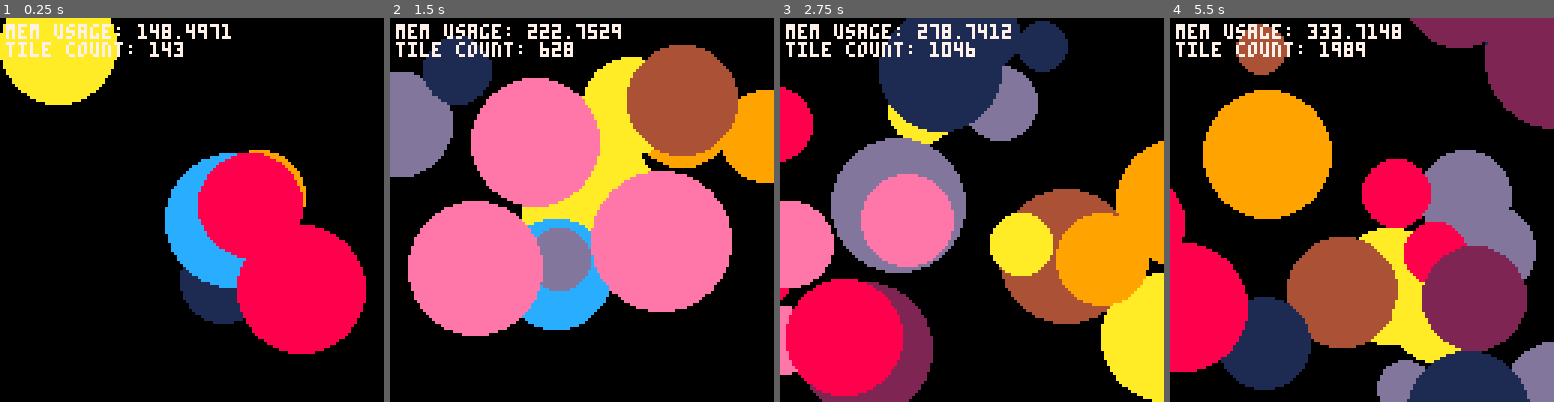
Above: before the commit, frames 1-4 (left to right).
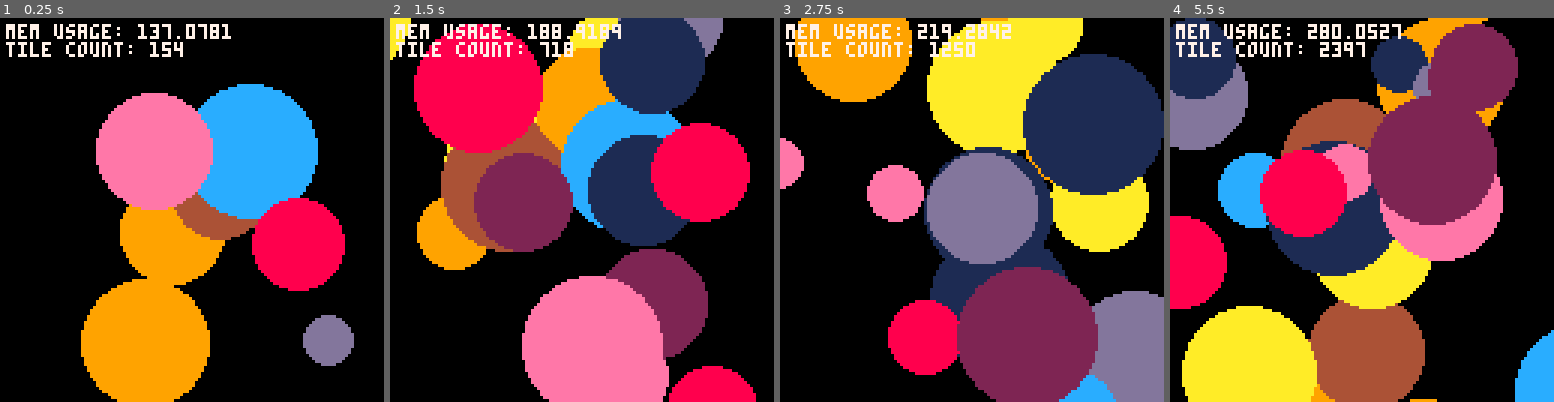
Above: after the commit, the same moments.

Repository: Siapran/p8-canvas
Game: PICO-8 cartridge demo.p8
Same seed, same stepped clock (60 frames per second), same inputs: the game is played once before the commit and once after it.
Inputs:
- Up to frame 1 (0.25 s): no input
- Up to frame 2 (1.5 s): no input
- Up to frame 3 (2.75 s): no input
- Up to frame 4 (5.5 s): no input

The runs differ from the first frame. In frame 1, 43% of the frame differs, in the area x 0-96%, y 0-100%; in frame 2, 75%; in frame 3, 83%, in the area x 0-100%, y 0-100%; in frame 4, 75%.

Commit message:
inline single-use functions.

Diff:
--- a/canvas.lua
+++ b/canvas.lua
@@ -1,13 +1,4 @@
 function make_canvas(cache_bank, render_bank, transparency)
-
-	local function read_tile(src)
-		local res = ""
-		for i=1,8 do
-			res ..= chr(peek(src, 4))
-			src += 64
-		end
-		return res
-	end
 
 	local function write_tile(tile, dst)
 		local off = 1
@@ -34,22 +25,7 @@
 	end
 
 	for i=0,255 do
-		push_node{ sprnum = i,
-			addr = cache_addr | i<<5 & 0xfe00 | i<<2 & 0x3c }
-	end
-
-	local function cached_tile(tile)
-		local node = cache[tile]
-		if not node then
-			node = list.prev
-			if (node.owner) cache[node.owner] = nil
-			write_tile(tile, node.addr)
-			node.owner = tile
-			cache[tile] = node
-		end
-		node.prev.next, node.next.prev = node.next, node.prev
-		push_node(node)
-		return node
+		push_node{false, i, cache_addr | i<<5 & 0xfe00 | i<<2 & 0x3c}
 	end
 
 	local function pushed_ctx(bank, fn)
@@ -62,7 +38,7 @@
 		end
 	end
 
-	local canv_draw = pushed_ctx(0x5f54, function(cx, cy, w, h, sx, sy)
+	local function draw_impl(cx, cy, w, h, sx, sy)
 		poke(0x5f54, cache_bank)
 		clip(sx, sy, w, h, true)
 
@@ -76,17 +52,27 @@
 			local sy = y0+y>>>16
 			for x=0,tw,8 do
 				local tile = tiles[x0+x|sy]
-				if (tile) spr(cached_tile(tile).sprnum, x, y)
+				if tile then
+					local node = cache[tile]
+					if not node then
+						node = list.prev
+						write_tile(tile, node[3])
+						node[1], cache[tile], cache[node[1]] = tile, node
+					end
+					node.prev.next, node.next.prev = node.next, node.prev
+					push_node(node)
+					spr(node[2], x, y)
+				end
 			end
 		end
-	end)
+	end
 
 	return {
-		draw = function(sx, sy, w, h, dx, dy)
-			if (not sx) return canv_draw(%0x5f28, %0x5f2a, 128, 128, 0, 0)
-			return canv_draw(
+		draw = pushed_ctx(0x5f54, function(sx, sy, w, h, dx, dy)
+			if (not sx) return draw_impl(%0x5f28, %0x5f2a, 128, 128, 0, 0)
+			return draw_impl(
 				sx, sy, w or 128, h or 128, (dx or 0)-%0x5f28, (dy or 0)-%0x5f2a)
-		end,
+		end),
 		update = pushed_ctx(0x5f55, function(x, y, w, h, draw)
 			local tx, ty, tw, th = x&-8, y&-8, mid(w+7,120), mid(h+7,120)
 			camera(tx, ty)
@@ -109,7 +95,11 @@
 			draw()
 
 			iter(function(idx, addr)
-				local tile = read_tile(addr)
+				local tile = ""
+				for i=1,8 do
+					tile ..= chr(peek(addr, 4))
+					addr += 64
+				end
 				tiles[idx] = tile ~= empty_tile and tile or nil
 			end)
 		end),
--- a/demo.p8
+++ b/demo.p8
@@ -12,30 +12,29 @@
 local canvas3 = make_canvas(0xc0, 0x60, 0)
 
 local canv_list = {canvas3, canvas2, canvas}
+local palettes = {{4, 9, 10}, {1, 13, 12}, {2, 8, 14}}
 
 poke(0x5f36,0x2)
 local frame = 0
 
-function update_canv(canv, t, cols)
-	canv.cx = -64 + sin(t/6) * 128
-	canv.cy = -64 + cos(t/6) * 128
+function _update()
+	for i=1,3 do
+		local canv = canv_list[i]
+		local t = time() + i*2
+		canv.cx = -64 + sin(t/6) * 128
+		canv.cy = -64 + cos(t/6) * 128
 
-	if frame % 4 == 0 then
-		local x, y = canv.cx + 16 + rand(96), canv.cy + 16 + rand(96)
-		local r = rand(16) + 8
-		local c = rand(cols)
+		if frame % 3 == i - 1 then
+			local x, y = canv.cx + 16 + rand(96), canv.cy + 16 + rand(96)
+			local r = rand(16) + 8
+			local c = rand(palettes[i])
 
-		local x0, y0, w, h = x-r, y-r, 2*r+1, 2*r+1
-		canv.update(x0, y0, w, h, function()
-			circfill(x, y, r, c)
-		end)
+			local x0, y0, w, h = x-r, y-r, 2*r+1, 2*r+1
+			canv.update(x0, y0, w, h, function()
+				circfill(x, y, r, c)
+			end)
+		end
 	end
-end
-
-function _update()
-	update_canv(canvas, time(), {2, 8, 14})
-	update_canv(canvas2, time() + 2, {1, 13, 12})
-	update_canv(canvas3, time() + 4, {4, 9, 10})
 	frame += 1
 end
 
--- a/test.p8
+++ b/test.p8
@@ -15,6 +15,7 @@
 	assert(canvas.pget(42, 42) == 7)
 	assert(canvas.pget(43, 42) == 8)
 	assert(canvas.pget(44, 42) == 0)
+	assert(canvas.pget(256, 12973) == 0)
 end
 
 do
